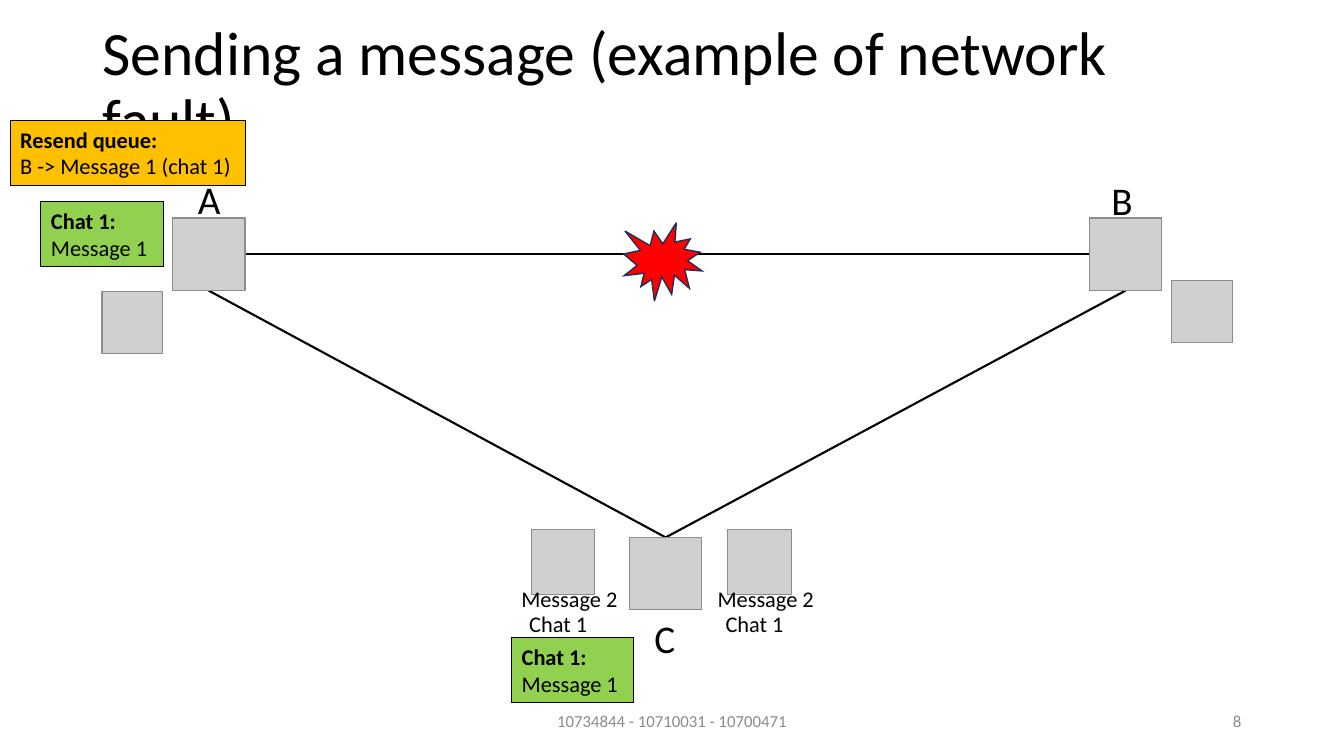
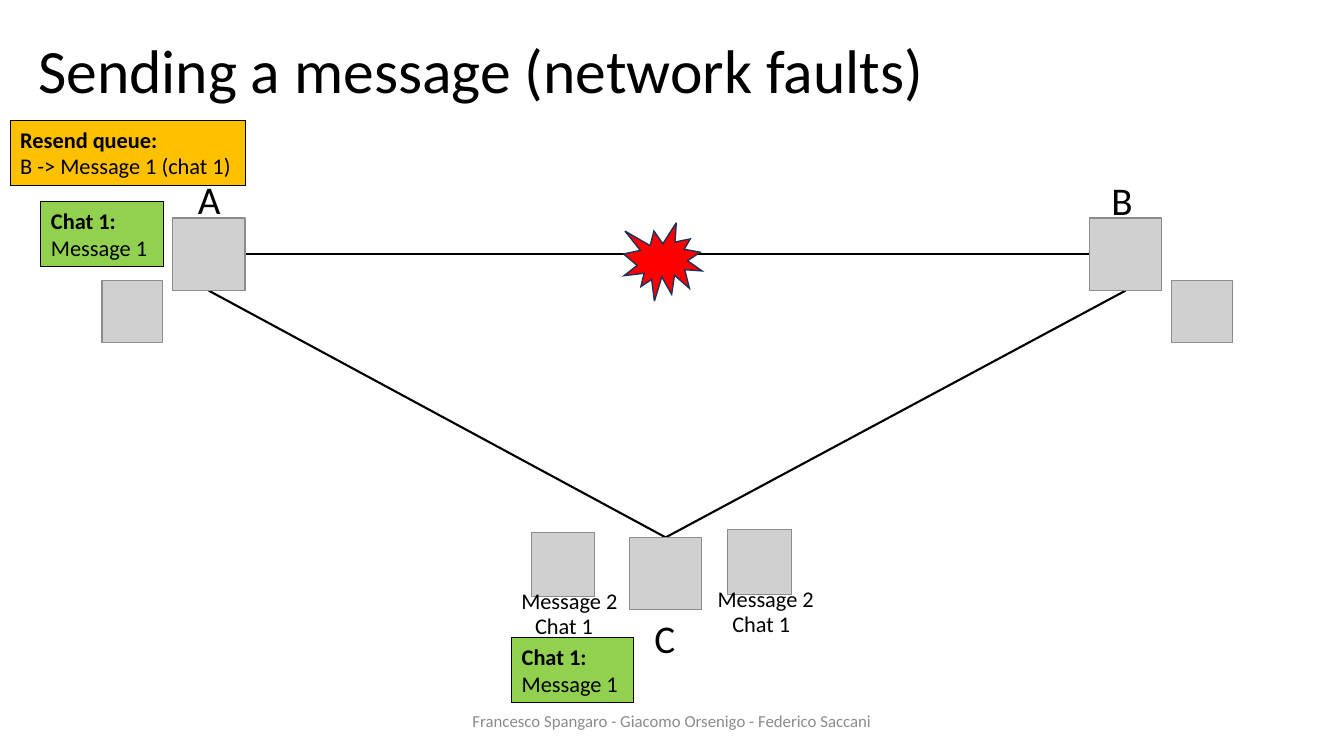
Before and after one commit to francescospangaro/HACOGroupChat, a slide deck: slide 9 of docs/presentazione ds.pptx (slide 8 before the commit). Drawn at 1344x756 pixels with LibreOffice and Linux fonts; fonts in the diff are those of the drawing; grey boxes stand for pictures; background and template pictures are left out. Boxes give left, top, right and bottom in pixels: in the first picture for what was removed or moved away, otherwise in the second. Text is boxed around its words. In the diff, an @@ line names an element or a change of style, - is before the commit and + after.

```diff
--- a/docs/presentazione ds.pptx
+++ b/docs/presentazione ds.pptx
@@ title at (38, 48, 923, 104): text changed @@
-Sending a message (example of network fault)
+Sending a message (network faults)
@@ picture: place and size @@
-picture at (102, 292, 162, 354)
+picture at (102, 281, 162, 343)
@@ text "Chat 1": place and size @@
-text "Chat 1" at (529, 616, 587, 638)
+text "Chat 1" at (535, 618, 593, 641)
@@ text "Chat 1": place and size @@
-text "Chat 1" at (726, 616, 783, 632)
+text "Chat 1" at (732, 616, 790, 632)
@@ text at (472, 715, 870, 730): text changed @@
-10734844 - 10710031 - 10700471
+Francesco Spangaro - Giacomo Orsenigo - Federico Saccani
@@ page number removed at (1233, 715, 1241, 727) @@
-8
```
Also in this commit, not shown: 11 other slides changed, 1 slide added, 1 other file.
